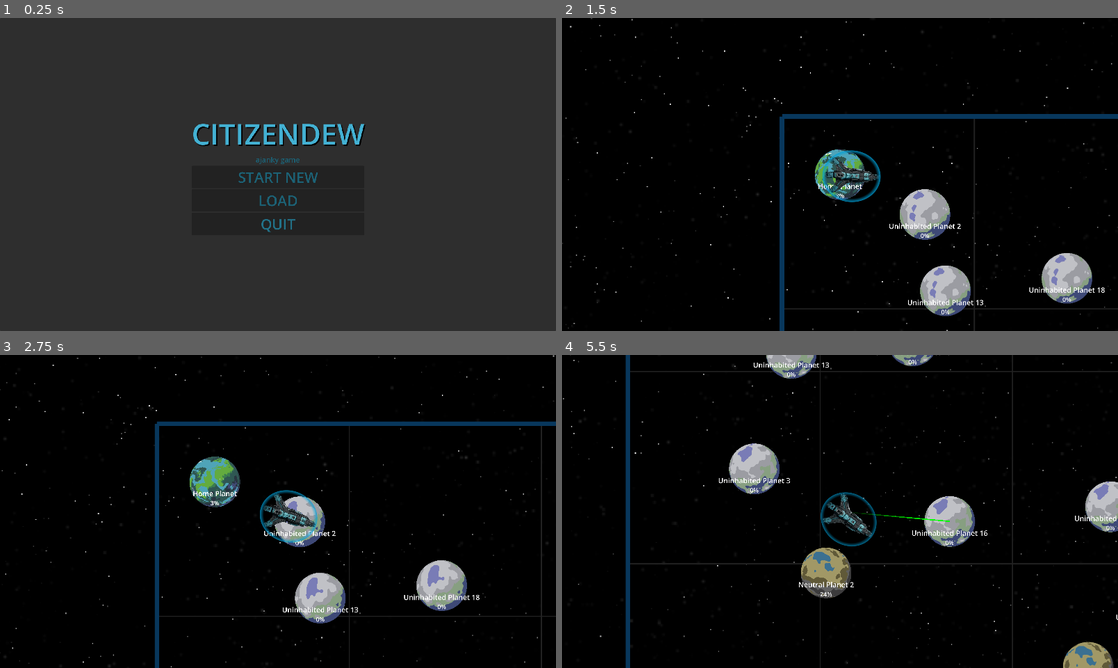
Above: before the commit, frames 1-4 (two rows, left to right).
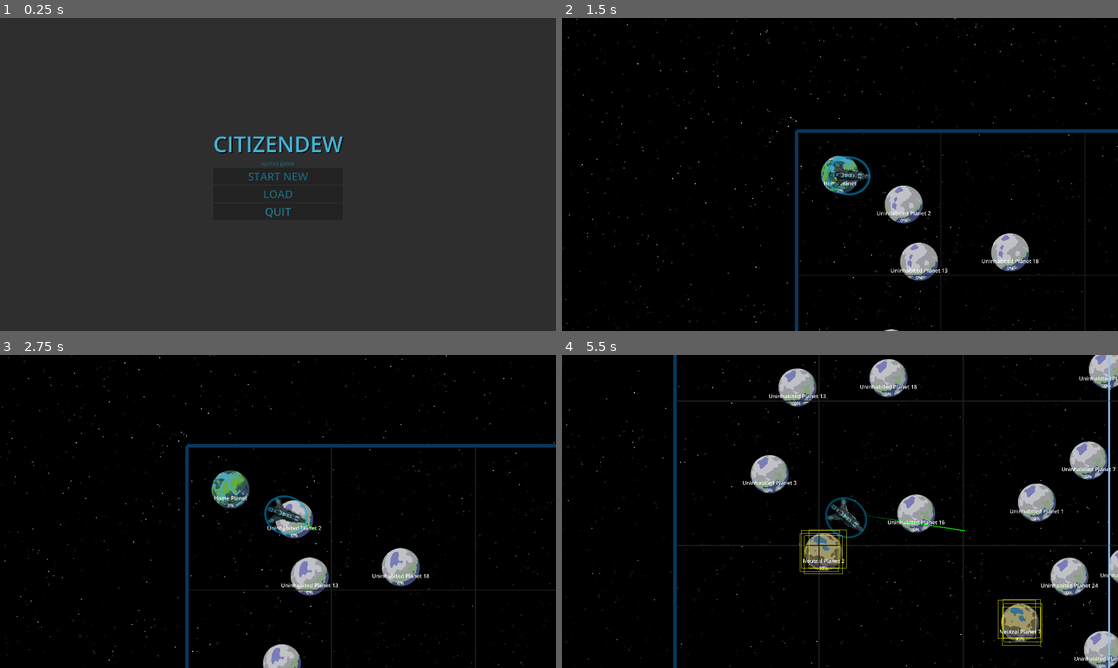
Above: after the commit, the same moments.

Repository: danielfriskey/CitizenDew-Godot4.2
Game: Godot game, scene res://menus/start_menu.tscn
Two runs of this game, one before a commit and one after it. Both use one fixed random seed, a clock stepped at 60 frames per second and the inputs below.
Inputs (mouse positions are in pixels of both pictures, inside the frame that each line leads up to):
- Up to frame 1 (0.25 s): no input
- Up to frame 2 (1.5 s): click "START NEW" at 0.5 s; move the mouse to (840, 174) at 1.27 s; click (840, 174) at 1.35 s
- Up to frame 3 (2.75 s): move the mouse to (361, 552) at 2.02 s; click (361, 552) at 2.1 s
- Up to frame 4 (5.5 s): move the mouse to (878, 596) at 2.77 s; click (878, 596) at 2.85 s; move the mouse to (806, 639) at 3.52 s; click (806, 639) at 3.6 s; move the mouse to (895, 667) at 4.27 s; click (895, 667) at 4.35 s; move the mouse to (995, 536) at 5.02 s; click (995, 536) at 5.1 s

The runs differ from the first frame. In frame 1, 2.1% of the frame differs, in the area x 34-66%, y 33-69%; in frame 2, 10%; in frame 3, 11%; in frame 4, 16%, in the area x 0-100%, y 0-100%.

Commit message:
Add files via upload

Diff:
--- a/project.godot
+++ b/project.godot
@@ -21,10 +21,14 @@
 
 Global="*res://scripts/global.gd"
 
+[debug]
+
+gdscript/warnings/integer_division=0
+
 [display]
 
-window/size/viewport_width=1920
-window/size/viewport_height=1080
+window/size/viewport_width=2560
+window/size/viewport_height=1440
 window/stretch/mode="viewport"
 
 [input]
--- a/scenes/planet.tscn
+++ b/scenes/planet.tscn
@@ -3186,6 +3186,7 @@
 script = ExtResource("1_3uxe4")
 
 [node name="AnimatedSprite2D" type="AnimatedSprite2D" parent="."]
+z_index = -1
 sprite_frames = SubResource("SpriteFrames_46v32")
 animation = &"friendly"
 
@@ -3233,6 +3234,8 @@
 horizontal_alignment = 1
 vertical_alignment = 1
 
+[node name="Shields" type="Node2D" parent="AnimatedSprite2D"]
+
 [node name="Area2D" type="Area2D" parent="." groups=["home_planet", "planets"]]
 collision_layer = 2
 
--- a/scripts/planet.gd
+++ b/scripts/planet.gd
@@ -1,16 +1,22 @@
 extends Node2D
-
-@export var planet_type: String = ""
-@export var planet_name: String = ""
-@export var planet_id: int = 0
 
 @onready var area: Area2D = $Area2D
 @onready var sprite: AnimatedSprite2D = $AnimatedSprite2D
 @onready var collision_shape: CollisionShape2D = $Area2D/CollisionShape2D
+@onready var shield_drawer: Node2D = $AnimatedSprite2D/Shields
+
+@onready var status: String = get_meta("status")
+@onready var planet_name: String = get_meta("name")
+@onready var shield_strength: int = get_meta("shield_strength")
+@onready var shield_color = null
+@onready var number_of_shields = int(shield_strength / 20)
 
 func _ready():
 	sprite.play()
 	sprite.scale = Vector2(Global.PLANET_SCALE_FACTOR, Global.PLANET_SCALE_FACTOR)
+
+	queue_redraw()
+	randomize()
 
 	var shape = collision_shape.shape
 	if shape is CircleShape2D:
@@ -20,6 +26,8 @@
 
 	area.body_entered.connect(_on_area_2d_body_entered)
 	area.input_event.connect(_on_area_2d_input_event)
+
+	shield_drawer.z_index = 10  # Ensure shield_drawer is drawn on top
 
 func _on_area_2d_body_entered(body):
 	if body.is_in_group("player"):
@@ -31,3 +39,34 @@
 		var player = get_tree().get_root().get_node("Game/Space/PlayerShip")
 		if player:
 			player.move_to_planet(self.global_position, self)
+
+func _draw():
+	if status == "friendly":
+		shield_color = Color(0, 1, 0) # GREEN
+	elif status == "neutral":
+		shield_color = Color(1, 1, 0) # YELLOW
+	elif status == "hostile":
+		shield_color = Color(1, 0, 0) # RED
+
+	if number_of_shields > 0:
+		for i in range(number_of_shields):
+			var shape = collision_shape.shape
+			var rect_position = Vector2()
+			var rect_size = Vector2()
+
+			if shape is CircleShape2D:
+				var radius = shape.radius
+				rect_position = Vector2(-radius, -radius)
+				rect_size = Vector2(radius * 2, radius * 2)
+			elif shape is RectangleShape2D:
+				var extents = shape.extents
+				rect_position = -extents
+				rect_size = extents * 2
+
+			# Generate a random offset
+			var offset = Vector2(randf_range(-20, 20), randf_range(-20, 20))
+			rect_position += offset
+
+			var rect = Rect2(rect_position, rect_size)
+			# Draw the rectangle with the offset
+			draw_rect(rect, shield_color, false)
--- a/scripts/space.gd
+++ b/scripts/space.gd
@@ -104,7 +104,7 @@
 				planet_data["population"] = randi_range(1000, 50000)
 				planet_data["resources"] = randi_range(10, 75)
 			"neutral":
-				planet_data["shield_strength"] = randi_range(1, 25)
+				planet_data["shield_strength"] = randi_range(1, 100)
 				planet_data["population"] = randi_range(1000, 50000)
 				planet_data["resources"] = randi_range(10, 75)
 			"uninhabited":
@@ -123,6 +123,3 @@
 		planet_instance.get_node("AnimatedSprite2D").set_animation(status)
 		planet_instance.get_node("AnimatedSprite2D/Control/HBoxContainer/VBoxContainer/PlanetNameLabel").text = planet_name
 		planet_instance.get_node("AnimatedSprite2D/Control/HBoxContainer/VBoxContainer/ShieldStrengthLabel").text = str(planet_data['shield_strength']) + '%'
-
-	if int(planet_data["shield_strength"]) > 20:
-		print(planet_data["name"] + ' has shield above 20%')
